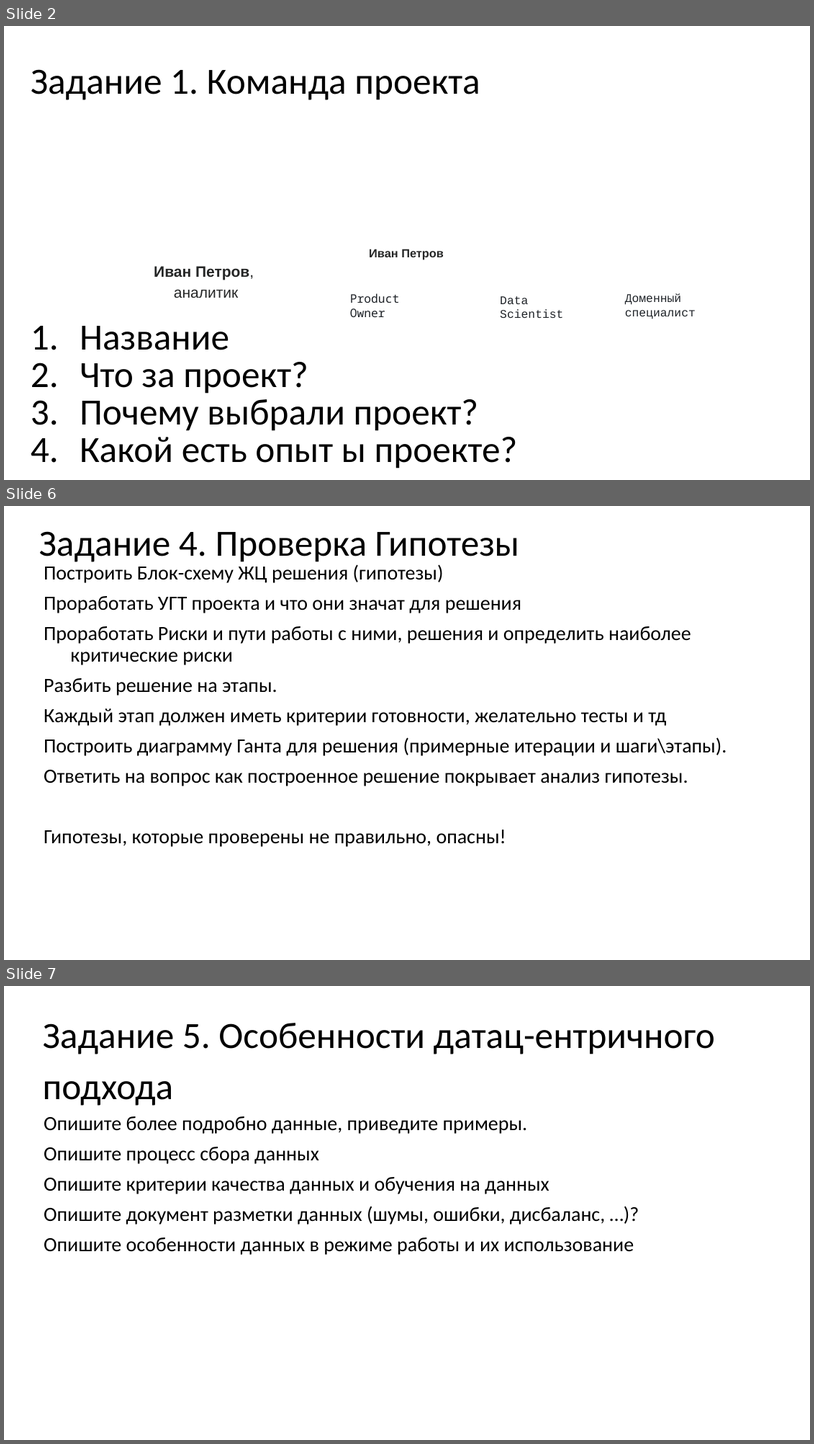
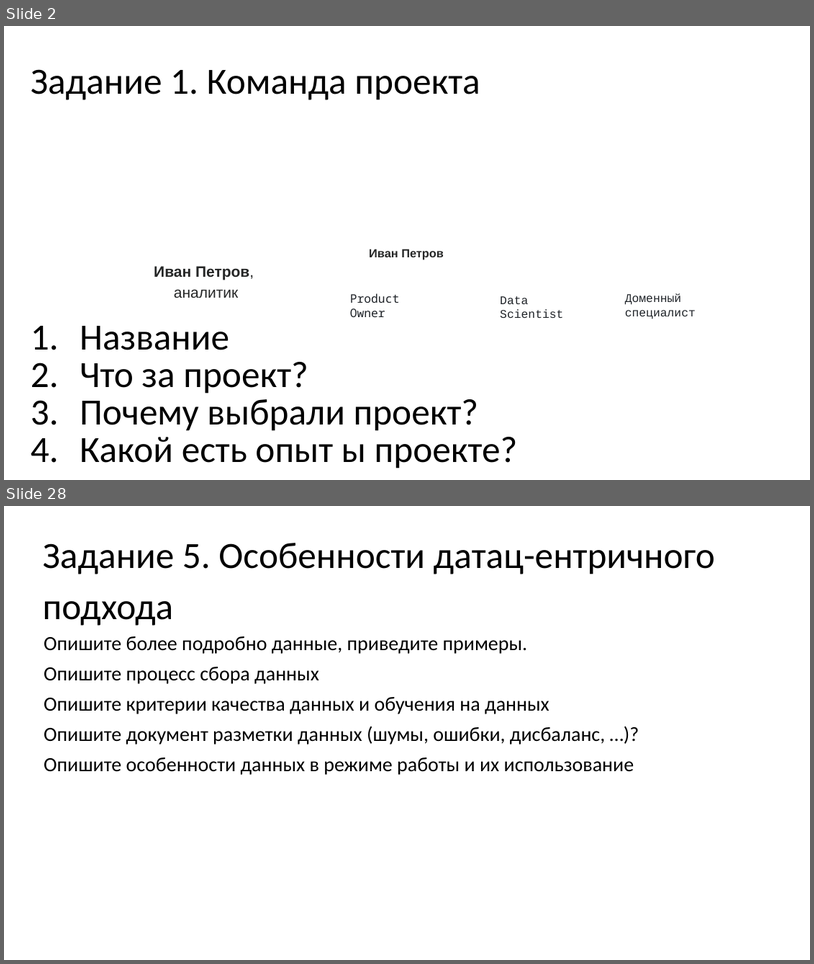
Before and after one commit to MVRonkin/MLSystemDesignCourse, a slide deck: 2024/Задание.pptx. Shown one above the other, each under a label of ours: slides 2, 6 and 7 before the commit, slides 2 and 28 after it; the slides between them are not shown. The pictures are 814x1444 and 814x964 pixels, drawn with LibreOffice and Linux fonts; fonts in the diff are those of the drawing. Boxes give left, top, right and bottom in pixels: in the first picture for what was removed or moved away, otherwise in the second. Text is boxed around its words. In the diff, an @@ line names an element or a change of style, - is before the commit and + after.

```diff
--- a/2024/Задание.pptx
+++ b/2024/Задание.pptx
@@ slide 6 removed at [4,506,810,960], background #FFFFFF @@
@@ title removed at [39,531,520,565] @@
-Задание 4. Проверка Гипотезы
@@ subtitle removed at [44,564,728,847] @@
-Построить Блок-схему ЖЦ решения (гипотезы)
-Проработать УГТ проекта и что они значат для решения
-Проработать Риски и пути работы с ними, решения и определить наиболее критические риски
-Разбить решение на этапы.
-Каждый этап должен иметь критерии готовности, желательно тесты и тд
-Построить диаграмму Ганта для решения (примерные итерации и шаги\этапы).
-Ответить на вопрос как построенное решение покрывает анализ гипотезы.
-Гипотезы, которые проверены не правильно, опасны!
@@ what was slide 7 is now slide 28 @@
```
Also in this commit, not shown: 2 slides changed, 1 other slide removed, 27 other files.
